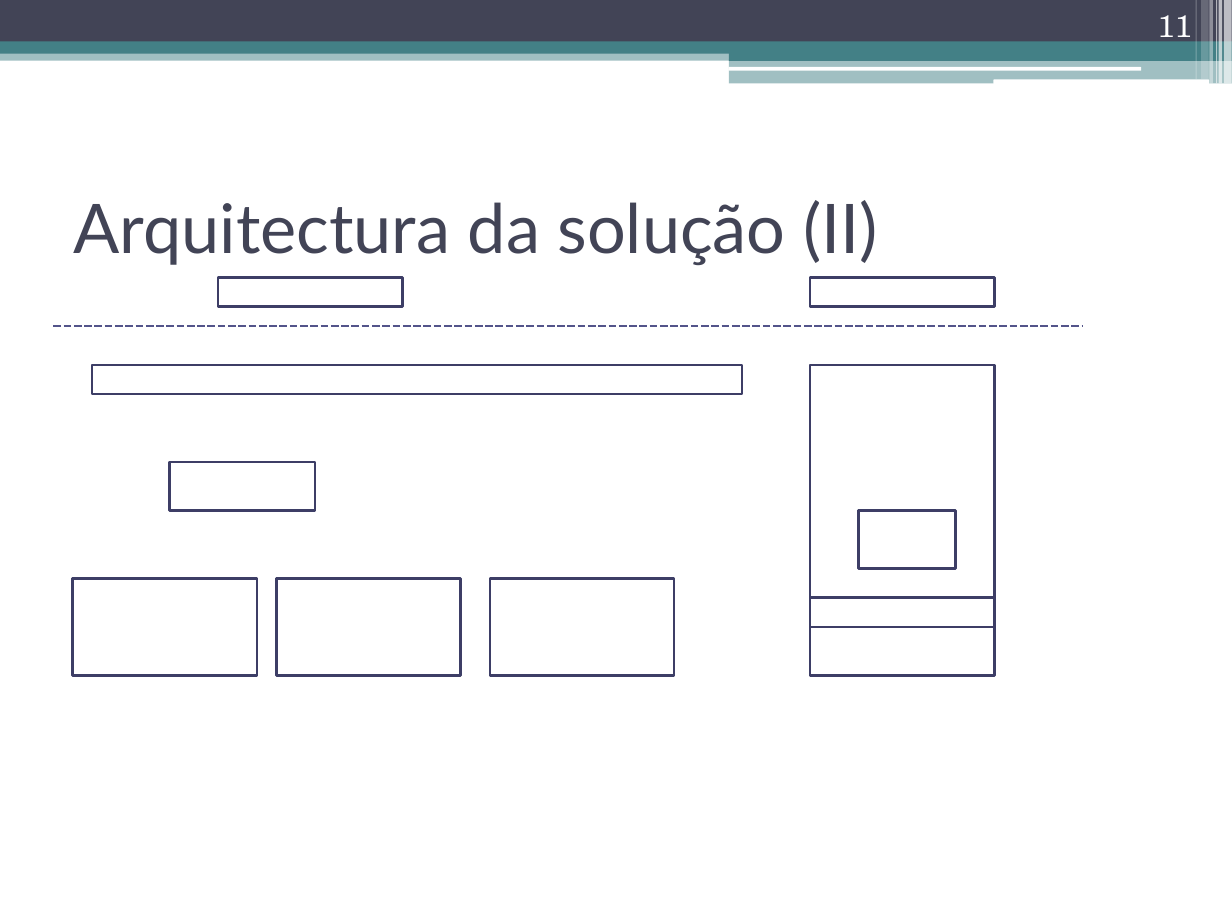
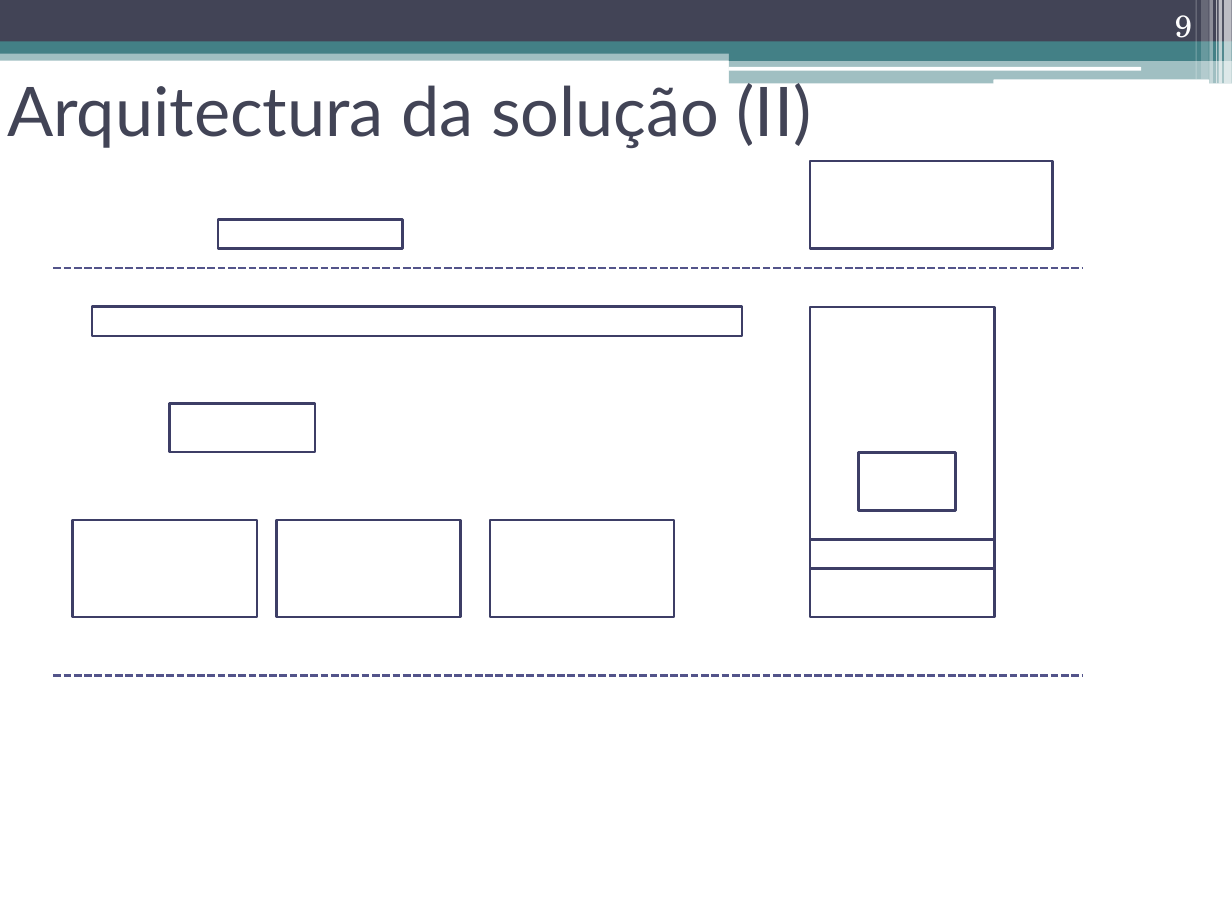
Before and after one commit to nunogmartins/cap_dissertation, a slide deck: slide 9 of doc/apresentacao_dissertacao.pptx (slide 11 before the commit). Drawn at 1232x924 pixels with LibreOffice and Linux fonts; fonts in the diff are those of the drawing. Boxes give left, top, right and bottom in pixels: in the first picture for what was removed or moved away, otherwise in the second. Text is boxed around its words. In the diff, an @@ line names an element or a change of style, - is before the commit and + after.

```diff
--- a/doc/apresentacao_dissertacao.pptx
+++ b/doc/apresentacao_dissertacao.pptx
@@ page number at (x1=1175, y1=15, x2=1192, y2=46): text changed @@
-11
+9
@@ title "Arquitectura da solução (II)" rewrapped from (x1=74, y1=200, x2=878, y2=265) to (x1=7, y1=77, x2=812, y2=148) @@
@@ rectangle resized from (x1=809, y1=277, x2=994, y2=307) to (x1=809, y1=161, x2=1052, y2=249) @@
@@ line moved from (53, 326) - (1082, 326) to (53, 269) - (1082, 269) @@
@@ 9 rectangles moved together from (x1=73, y1=277, x2=994, y2=675) to (x1=73, y1=219, x2=994, y2=617) @@
@@ line added from (53, 675) to (1082, 675), #53548A 1.5 pt dashed @@
```
Also in this commit, not shown: 1 other slide changed.
